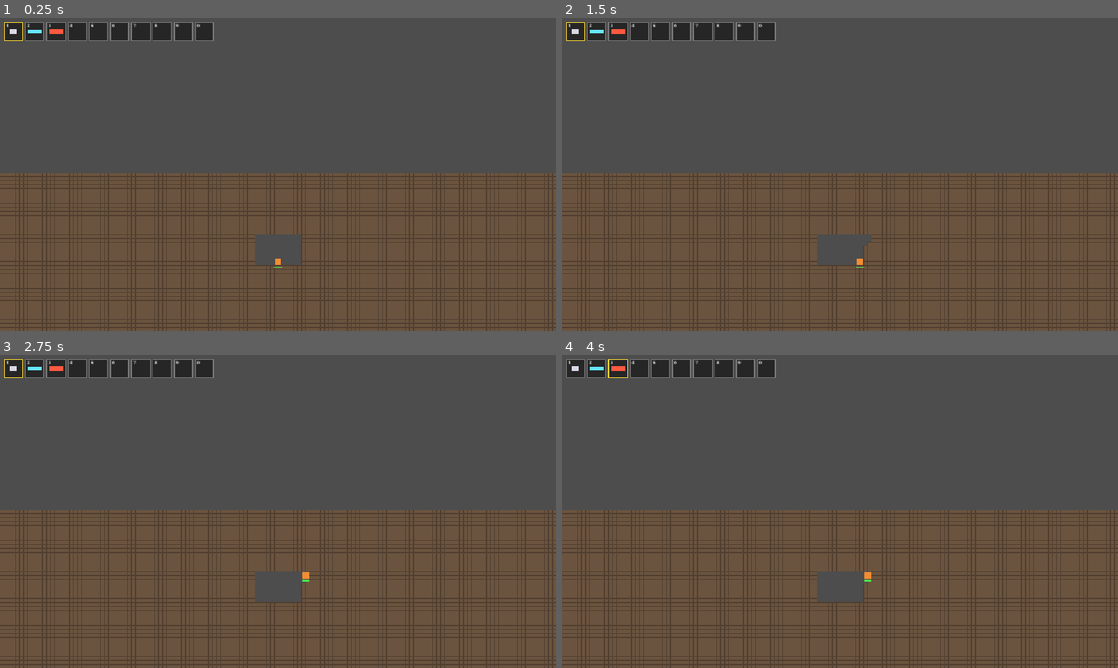
Above: before the commit, frames 1-4 (two rows, left to right).
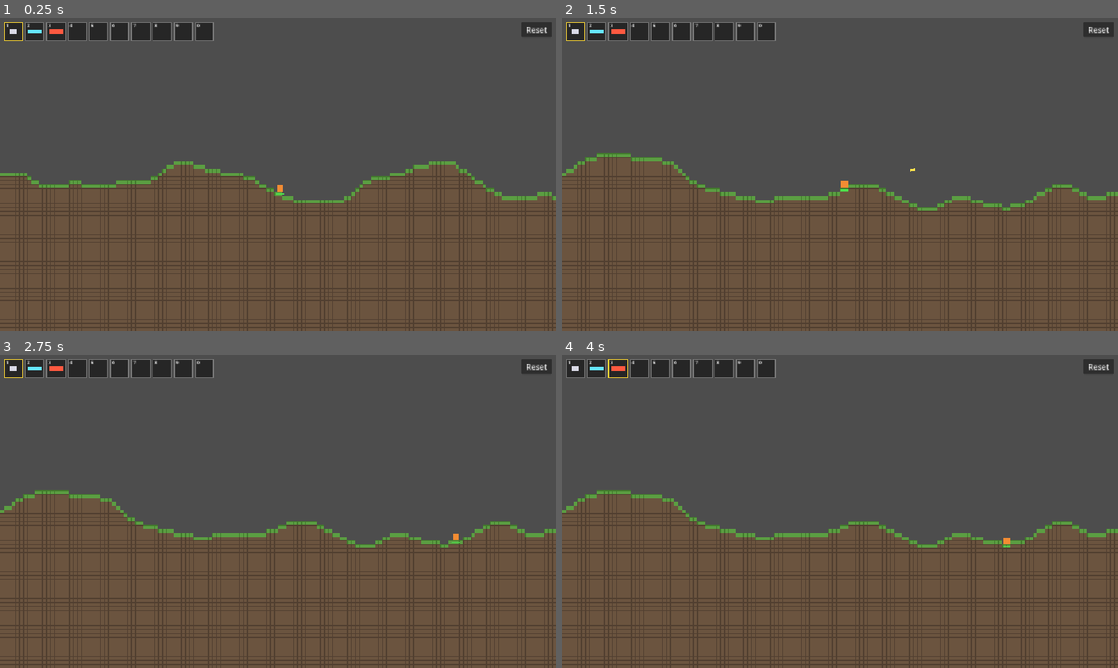
Above: after the commit, the same moments.

Repository: meyer1994/trr
Game: Godot game, scene res://scenes/main.tscn
Same seed, same stepped clock (60 frames per second), same inputs: the game is played once before the commit and once after it.
Inputs (mouse positions are in pixels of both pictures, inside the frame that each line leads up to):
- Up to frame 1 (0.25 s): no input
- Up to frame 2 (1.5 s): click (1101, 30) at 0.5 s, where only the run after the commit has a clickable "Reset"; tap Enter at 1.25 s; move the mouse to (962, 158) at 1.27 s; press the mouse at (962, 158) at 1.28 s; hold Right (move_right) from 1.28 s (still down)
- Up to frame 3 (2.75 s): keep holding Right (move_right); tap Space (jump) at 1.52, 2, 2.27 s; move the mouse to (166, 527) at 2.02 s; release the mouse at (166, 527) at 2.03 s; tap 1 at 2.1 s
- Up to frame 4 (4 s): move the mouse to (895, 442) at 2.77 s; release Right (move_right) at 2.78 s; hold Left (move_left) 2.78-3.53 s; tap 2 at 2.85 s; tap Enter at 3.5 s; move the mouse to (812, 574) at 3.52 s; hold Right (move_right) from 3.53 s (still down); tap 3 at 3.6 s; tap Space (jump) at 3.77 s

The runs differ from the first frame. In frame 1, 5.5% of the frame differs, in the area x 0-100%, y 1-80%; in frame 2, 8.4%; in frame 3, 8.4%; in frame 4, 8.4%.

Commit message:
Generate a random surface world with a Reset button to regenerate it
Co-authored-by: Cursor <cursoragent@cursor.com>

Diff:
--- a/scenes/main.tscn
+++ b/scenes/main.tscn
@@ -9,19 +9,20 @@
 [ext_resource type="Resource" path="res://items/launcher.tres" id="7_launcher"]
 [ext_resource type="Script" path="res://scripts/health.gd" id="8_health"]
 [ext_resource type="Script" path="res://scripts/health_bar.gd" id="9_health_bar"]
+[ext_resource type="Script" path="res://scripts/world.gd" id="10_world"]
 
 [sub_resource type="RectangleShape2D" id="RectangleShape2D_player"]
 size = Vector2(13.6, 13.6)
 
 [node name="Main" type="Node2D"]
+script = ExtResource("10_world")
 
-[node name="Map" type="TileMapLayer" parent="." node_paths=PackedStringArray("player")]
+[node name="Map" type="TileMapLayer" parent="."]
 texture_filter = 1
 script = ExtResource("2_map")
-player = NodePath("../Player")
 
 [node name="Player" type="CharacterBody2D" parent="." node_paths=PackedStringArray("hotbar")]
-position = Vector2(576, 480)
+position = Vector2(576, 300)
 collision_layer = 2
 script = ExtResource("1_player")
 hotbar = NodePath("../UI/Hotbar")
@@ -54,3 +55,17 @@
 theme_override_constants/separation = 4
 script = ExtResource("3_hotbar")
 items = Array[ExtResource("4_item")]([ExtResource("5_pistol"), ExtResource("6_rifle"), ExtResource("7_launcher")])
+
+[node name="ResetButton" type="Button" parent="UI"]
+anchors_preset = 1
+anchor_left = 1.0
+anchor_right = 1.0
+offset_left = -72.0
+offset_top = 8.0
+offset_right = -8.0
+offset_bottom = 40.0
+grow_horizontal = 0
+focus_mode = 0
+text = "Reset"
+
+[connection signal="pressed" from="UI/ResetButton" to="." method="regenerate"]
--- a/scripts/map.gd
+++ b/scripts/map.gd
@@ -1,21 +1,44 @@
+class_name Map
 extends TileMapLayer
 
 const CELL_SIZE := 8
 const SOURCE_ID := 0
-const TILE := Vector2i.ZERO
+const DIRT_TILE := Vector2i(0, 0)
+const GRASS_TILE := Vector2i(1, 0)
 const MAP_SIZE_CELLS := Vector2i(144, 81)
-const GROUND_TOP_ROW := 40
-const FILL_COLOR := Color(0.42, 0.33, 0.25)
-const EDGE_COLOR := Color(0.32, 0.25, 0.19)
-
-@export var player: Node2D
-@export var hole_size_cells := Vector2i(12, 8)
+const SURFACE_BASE_ROW := 40
+const SURFACE_AMPLITUDE_ROWS := 14.0
+const SURFACE_FREQUENCY := 0.015
+const DIRT_FILL_COLOR := Color(0.42, 0.33, 0.25)
+const DIRT_EDGE_COLOR := Color(0.32, 0.25, 0.19)
+const GRASS_FILL_COLOR := Color(0.36, 0.62, 0.26)
+const GRASS_EDGE_COLOR := Color(0.26, 0.48, 0.18)
 
 
 func _ready() -> void:
 	tile_set = _build_tile_set()
-	_fill_ground()
-	_carve_hole_around_player()
+
+
+func generate(world_seed: int) -> void:
+	clear()
+	var noise := FastNoiseLite.new()
+	noise.seed = world_seed
+	noise.frequency = SURFACE_FREQUENCY
+	noise.fractal_octaves = 3
+
+	for x in MAP_SIZE_CELLS.x:
+		var surface_row := SURFACE_BASE_ROW + roundi(noise.get_noise_1d(x) * SURFACE_AMPLITUDE_ROWS)
+		set_cell(Vector2i(x, surface_row), SOURCE_ID, GRASS_TILE)
+		for y in range(surface_row + 1, MAP_SIZE_CELLS.y):
+			set_cell(Vector2i(x, y), SOURCE_ID, DIRT_TILE)
+
+
+## Global position of the top edge of the highest solid cell in the column.
+func get_surface_position(column: int) -> Vector2:
+	var row := 0
+	while row < MAP_SIZE_CELLS.y and get_cell_source_id(Vector2i(column, row)) == -1:
+		row += 1
+	return to_global(map_to_local(Vector2i(column, row)) - Vector2(0, CELL_SIZE / 2.0))
 
 
 func destroy_area(world_point: Vector2, radius: float) -> void:
@@ -29,9 +52,9 @@
 
 
 func _build_tile_set() -> TileSet:
-	var image := Image.create_empty(CELL_SIZE, CELL_SIZE, false, Image.FORMAT_RGBA8)
-	image.fill(EDGE_COLOR)
-	image.fill_rect(Rect2i(1, 1, CELL_SIZE - 1, CELL_SIZE - 1), FILL_COLOR)
+	var image := Image.create_empty(CELL_SIZE * 2, CELL_SIZE, false, Image.FORMAT_RGBA8)
+	_paint_tile(image, DIRT_TILE, DIRT_FILL_COLOR, DIRT_EDGE_COLOR)
+	_paint_tile(image, GRASS_TILE, GRASS_FILL_COLOR, GRASS_EDGE_COLOR)
 
 	var source := TileSetAtlasSource.new()
 	source.texture = ImageTexture.create_from_image(image)
@@ -42,27 +65,20 @@
 	tiles.add_physics_layer()
 	# The source must belong to the TileSet before its tiles can hold physics data.
 	tiles.add_source(source, SOURCE_ID)
-	source.create_tile(TILE)
 
 	var half := CELL_SIZE / 2.0
-	var data := source.get_tile_data(TILE, 0)
-	data.add_collision_polygon(0)
-	data.set_collision_polygon_points(0, 0, PackedVector2Array([
+	var square := PackedVector2Array([
 		Vector2(-half, -half), Vector2(half, -half), Vector2(half, half), Vector2(-half, half),
-	]))
+	])
+	for tile in [DIRT_TILE, GRASS_TILE]:
+		source.create_tile(tile)
+		var data := source.get_tile_data(tile, 0)
+		data.add_collision_polygon(0)
+		data.set_collision_polygon_points(0, 0, square)
 	return tiles
 
 
-func _fill_ground() -> void:
-	for x in MAP_SIZE_CELLS.x:
-		for y in range(GROUND_TOP_ROW, MAP_SIZE_CELLS.y):
-			set_cell(Vector2i(x, y), SOURCE_ID, TILE)
-
-
-func _carve_hole_around_player() -> void:
-	if player == null:
-		return
-	var top_left := local_to_map(to_local(player.global_position)) - hole_size_cells / 2
-	for x in hole_size_cells.x:
-		for y in hole_size_cells.y:
-			erase_cell(top_left + Vector2i(x, y))
+func _paint_tile(image: Image, tile: Vector2i, fill: Color, edge: Color) -> void:
+	var origin := tile * CELL_SIZE
+	image.fill_rect(Rect2i(origin, Vector2i(CELL_SIZE, CELL_SIZE)), edge)
+	image.fill_rect(Rect2i(origin + Vector2i.ONE, Vector2i(CELL_SIZE - 1, CELL_SIZE - 1)), fill)
--- a/scripts/player.gd
+++ b/scripts/player.gd
@@ -1,3 +1,4 @@
+class_name Player
 extends CharacterBody2D
 
 const SPEED := 300.0
@@ -14,7 +15,7 @@
 
 
 func _ready() -> void:
-	health.died.connect(_respawn)
+	health.died.connect(respawn)
 
 
 func _physics_process(delta: float) -> void:
@@ -35,16 +36,18 @@
 	move_and_slide()
 
 	if position.y > FALL_LIMIT_Y:
-		_respawn()
+		respawn()
 
 
-func _respawn() -> void:
+func respawn() -> void:
 	position = spawn_position
 	velocity = Vector2.ZERO
 	health.reset()
 
 
 func _is_trigger_pulled(weapon: Weapon) -> bool:
+	if get_viewport().gui_get_hovered_control() != null:
+		return false
 	if weapon.automatic:
 		return Input.is_action_pressed("shoot")
 	return Input.is_action_just_pressed("shoot")
--- /dev/null
+++ b/scripts/world.gd
@@ -0,0 +1,17 @@
+extends Node2D
+
+const SPAWN_HEIGHT := 16.0
+
+@onready var map: Map = $Map
+@onready var player: Player = $Player
+
+
+func _ready() -> void:
+	regenerate()
+
+
+func regenerate() -> void:
+	map.generate(randi())
+	var spawn_column := Map.MAP_SIZE_CELLS.x / 2
+	player.spawn_position = map.get_surface_position(spawn_column) - Vector2(0, SPAWN_HEIGHT)
+	player.respawn()
Not shown: 1 places in scenes/main.tscn that only renumber resources
Not shown, added: scripts/world.gd.uid
